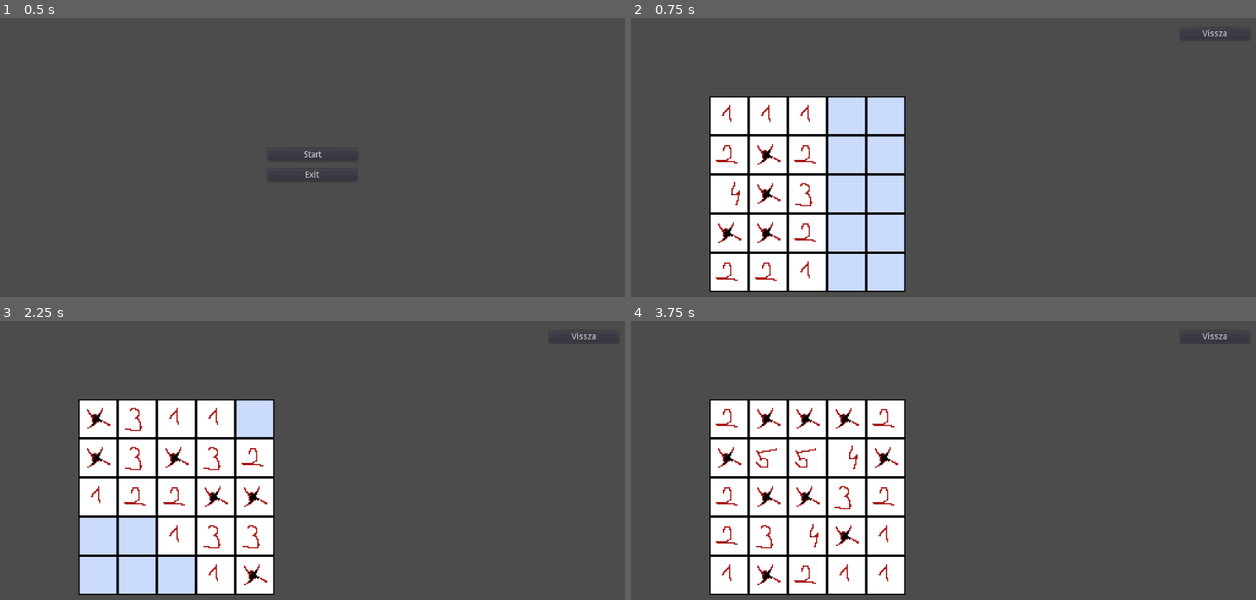
Above: before the commit, frames 1-4 (two rows, left to right).
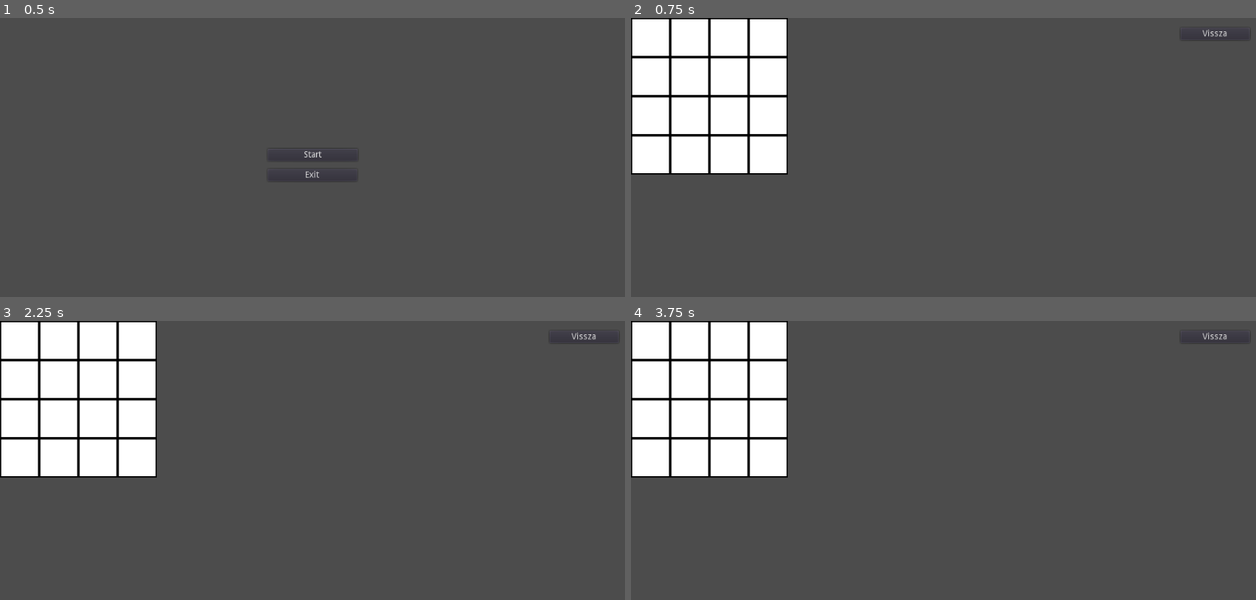
Above: after the commit, the same moments.

Repository: Gellifree/DigItAround
Game: Godot game, scene res://Scenes & Scripts/Main.tscn
Same seed, same stepped clock (60 frames per second), same inputs: the game is played once before the commit and once after it.
Inputs:
- Up to frame 1 (0.5 s): no input
- Up to frame 2 (0.75 s): click "Start" at 0.5 s
- Up to frame 3 (2.25 s): click "Vissza" at 1.25 s; click "Start" at 2 s
- Up to frame 4 (3.75 s): click "Vissza" at 2.75 s; click "Start" at 3.5 s

Frame 1 is identical in both runs. In frame 2, 29% of the frame differs, in the area x 0-44%, y 0-99%; in frame 3, 29%; in frame 4, 29%.

Commit message:
Kattintás érzékelése, segédfüggvények megírása BUGOS

Diff:
--- a/GodotSweeper/Scenes & Scripts/PlayGround.tscn
+++ b/GodotSweeper/Scenes & Scripts/PlayGround.tscn
@@ -194,7 +194,6 @@
 }
 
 [node name="PlayableTiles" type="TileMap" parent="."]
-position = Vector2( 128, 128 )
 scale = Vector2( 2, 2 )
 tile_set = SubResource( 1 )
 cell_size = Vector2( 32, 32 )
--- a/GodotSweeper/Scenes & Scripts/PlayGroundScene.gd
+++ b/GodotSweeper/Scenes & Scripts/PlayGroundScene.gd
@@ -5,6 +5,9 @@
 
 var map = []
 var bombCount = []
+var marker = []
+#Az első kattintásnál sosem lehet akna, ezért figyeljük hogy az első kattintás-e,
+#és ha igen, akkor a kattintás helyéről ha van, elvesszük az aknát, és körülötte is!
 var firstClick = 0
 
 func generateMap(size):
@@ -21,7 +24,7 @@
 	for i in range(size):
 		for j in range(size):
 			var rnd = rngen.randf_range(0, 100)
-			if(rnd > 80):
+			if(rnd > 90):
 				map[i][j] = 1
 		print(map[i])
 
@@ -67,8 +70,9 @@
 		sum += list[i]
 	return sum
 
-func generateBombCount(map, bombCount):
+func generateBombCount():
 	print("Bomba megszámlásáért felelős tömb készítése\n")
+	bombCount = []
 	for i in range(map.size()):
 		bombCount.append([])
 		for j in range(map.size()):
@@ -86,29 +90,108 @@
 			bombCount[i][j] = sumData(summableList)
 		print(bombCount[i])
 
+func generateMarker():
+	for i in range(map.size()):
+		marker.append([])
+		for j in range(map.size()):
+			marker[i].append(0)
+
+
 
 func Reveal():
 	for i in range(map.size()):
 		for j in range(map.size()):
 			if(map[i][j] == 1):
-				$PlayableTiles.set_cell(j,i,11)
+				$PlayableTiles.set_cell(i,j,11)
 				pass
 			else:
-				$PlayableTiles.set_cell(j,i,bombCount[i][j])
+				$PlayableTiles.set_cell(i,j,bombCount[i][j])
 				#if(bombCount[i][j] == 0):
 				#	$PlayableTiles.set_cell(j, i, 9)
 				pass
 
+func revealSingleTile(point):
+	$PlayableTiles.set_cell(point[0], point[1], bombCount[point[0]][point[1]])
+	pass
+
+func guessTile(point):
+	if(map[point[0]][point[1]] == 1):
+		alive = false
+		print("You lose - Game over")
+		Reveal()
+	else:
+		if(bombCount[point[0]][point[1]] != 0):
+			revealSingleTile(point)
+			marker[point[0]][point[1]] == 1
+		else:
+			revealZeroes(point)
+	pass
+
+func revealList(list):
+	for i in range(len(list)):
+		revealSingleTile(list[i])
+
+
+func revealZeroes(point):
+	var validBorder = validBorders(point)
+	validBorder.append(point)
+
+	revealList(validBorder)
+	var zeroes = []
+
+	for i in range(len(validBorder)):
+		if(bombCount[validBorder[i][0]][validBorder[i][1]] == 0 and marker[validBorder[i][0]][validBorder[i][1]] != 1):
+			zeroes.append(validBorder[i])
+	if(bombCount[point[0]][point[1]] == 0):
+		for i in range(len(validBorder)):
+			marker[validBorder[i][0]][validBorder[i][1]] = 1
+		for i in range(len(zeroes)):
+			revealZeroes(zeroes[i])
+
+
 # Called when the node enters the scene tree for the first time.
 func _ready():
 	#Töltsük ki a játékteret
-	setTileMap(5)
+	setTileMap(4)
 	#Hozzuk létre a pályát, ami tárolja hogy hol vannak a bombák
 
-	generateMap(5)
-	generateBombCount(map, bombCount)
-	Reveal()
+	generateMap(4)
+	generateBombCount()
+	generateMarker()
+	#Reveal()
+	#guessTile([1,1])
 	pass
+
+
+
+func _input(event):
+	if event is InputEventMouseButton:
+		var eventPos = event.position
+		#eventPos.x -= 30
+		#eventPos.y -= 30
+
+		var tile_index = $PlayableTiles.world_to_map(eventPos)
+		tile_index[0] = int(tile_index[0] / 2)  #Osztani kell a skálázással
+		tile_index[1] = int(tile_index[1] / 2)
+
+		var buttonState = event.get_button_index()
+		print("buttonstate:",buttonState)
+
+		if(buttonState == 1 and alive == true):
+			print("Mouse click at: ", tile_index)
+			if(tile_index[0] >= 0 and tile_index[0] < len(map) and tile_index[1] >= 0 and tile_index[1] < len(map)):
+				print("Firstclick értéke: ",firstClick)
+				if(firstClick == 0):
+					map[tile_index[0]][tile_index[1]] = 0
+					print("map:",map[tile_index[0]][tile_index[1]])
+					var validBorder = validBorders(tile_index)
+					for i in range(len(validBorder)):
+						map[validBorder[i][0]][validBorder[i][1]] == 0
+					firstClick += 1
+					generateBombCount()
+
+				guessTile([tile_index[0], tile_index[1]])
+
 
 
 # Called every frame. 'delta' is the elapsed time since the previous frame.
